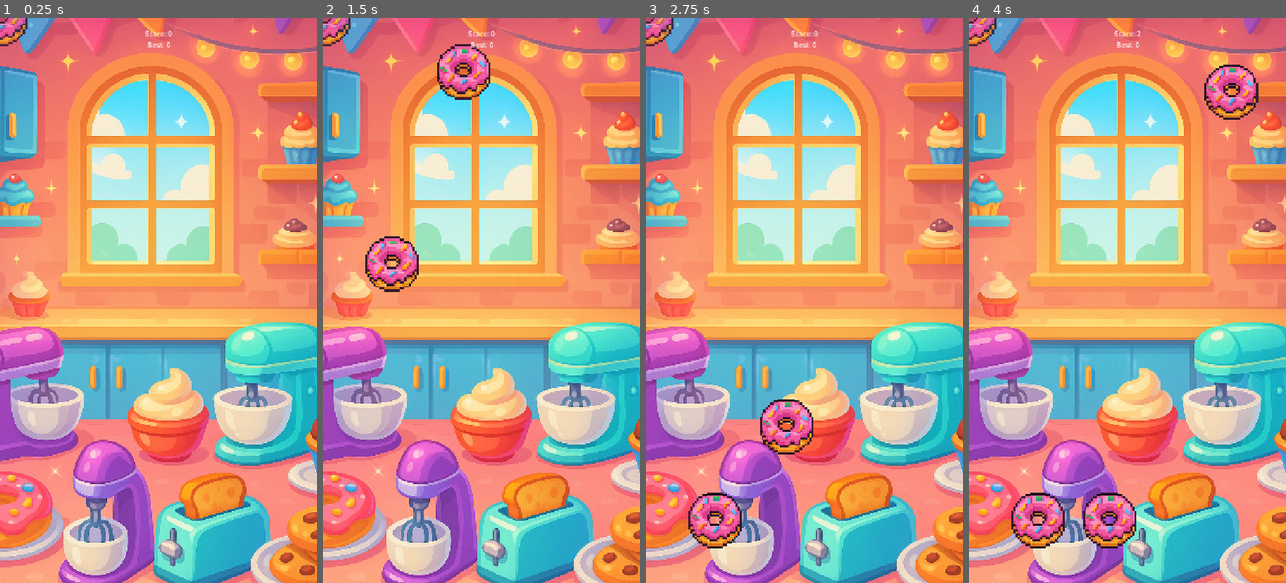
Above: before the commit, frames 1-4 (left to right).
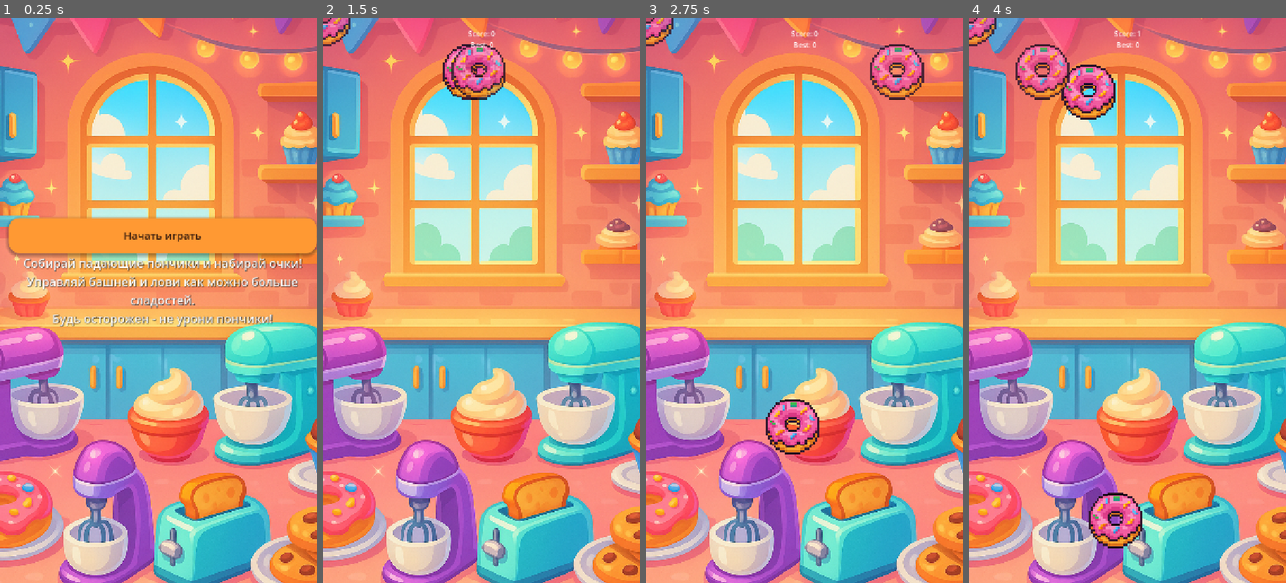
Above: after the commit, the same moments.

Repository: supervi5w4/donuttower
Game: Godot game, scene res://scenes/StartMenu.tscn
The game is run twice, just before and just after one commit, with the same random seed, the same clock (stepped at 60 frames per second) and the same inputs. Before the commit the project starts from res://scenes/Game.tscn.
Inputs (mouse positions are in pixels of both pictures, inside the frame that each line leads up to):
- Up to frame 1 (0.25 s): no input
- Up to frame 2 (1.5 s): click (484, 232) at 0.5 s, where only the run after the commit has a clickable "Начать играть"; tap Enter at 1.25 s; move the mouse to (551, 272) at 1.27 s; tap I at 1.35 s; click (551, 272) at 1.42 s
- Up to frame 3 (2.75 s): move the mouse to (741, 328) at 2.02 s; hold S from 2.03 s (still down); tap R at 2.1 s
- Up to frame 4 (4 s): move the mouse to (1159, 176) at 2.77 s; release S at 2.78 s; tap I at 2.85 s; move the mouse to (1111, 413) at 3.52 s; tap R at 3.6 s; click (1111, 413) at 3.67 s

The runs differ from the first frame. In frame 1, 9.6% of the frame differs, in the area x 0-100%, y 0-55%; in frame 2, 2.9%; in frame 3, 3.9%; in frame 4, 6.5%.

Commit message:
Add files via upload

Diff:
--- a/project.godot
+++ b/project.godot
@@ -11,7 +11,7 @@
 [application]
 
 config/name="DonutTower"
-run/main_scene="res://scenes/Game.tscn"
+run/main_scene="res://scenes/StartMenu.tscn"
 config/features=PackedStringArray("4.4", "GL Compatibility")
 config/icon="res://icon.svg"
 
--- /dev/null
+++ b/scenes/StartMenu.tscn
@@ -0,0 +1,75 @@
+[gd_scene load_steps=4 format=3 uid="uid://cexmjcvxnrm1"]
+
+[ext_resource type="Script" uid="uid://bjpeell44xmd2" path="res://scripts/StartMenu.gd" id="1_start_menu"]
+[ext_resource type="Texture2D" uid="uid://cxonxat8jv4ng" path="res://assets/bg/bg_gradient_720x1280.png" id="2_bg"]
+
+[sub_resource type="StyleBoxFlat" id="StyleBoxFlat_button"]
+bg_color = Color(1, 0.6, 0.2, 1)
+corner_radius_top_left = 25
+corner_radius_top_right = 25
+corner_radius_bottom_right = 25
+corner_radius_bottom_left = 25
+shadow_color = Color(0, 0, 0, 0.3)
+shadow_size = 8
+shadow_offset = Vector2(0, 4)
+
+[node name="StartMenu" type="Control"]
+layout_mode = 3
+anchors_preset = 15
+anchor_right = 1.0
+anchor_bottom = 1.0
+grow_horizontal = 2
+grow_vertical = 2
+script = ExtResource("1_start_menu")
+
+[node name="Background" type="TextureRect" parent="."]
+layout_mode = 1
+anchors_preset = 15
+anchor_right = 1.0
+anchor_bottom = 1.0
+grow_horizontal = 2
+grow_vertical = 2
+texture = ExtResource("2_bg")
+stretch_mode = 6
+
+[node name="MainContainer" type="VBoxContainer" parent="."]
+layout_mode = 1
+anchors_preset = 8
+anchor_left = 0.5
+anchor_top = 0.5
+anchor_right = 0.5
+anchor_bottom = 0.5
+offset_left = -341.0
+offset_top = -214.0
+offset_right = 359.0
+offset_bottom = 86.0
+grow_horizontal = 2
+grow_vertical = 2
+alignment = 1
+
+[node name="StartButton" type="Button" parent="MainContainer"]
+custom_minimum_size = Vector2(300, 80)
+layout_mode = 2
+theme_override_colors/font_hover_color = Color(0.2, 0.1, 0.05, 1)
+theme_override_colors/font_color = Color(0.2, 0.1, 0.05, 1)
+theme_override_colors/font_pressed_color = Color(0.2, 0.1, 0.05, 1)
+theme_override_font_sizes/font_size = 24
+theme_override_styles/hover = SubResource("StyleBoxFlat_button")
+theme_override_styles/pressed = SubResource("StyleBoxFlat_button")
+theme_override_styles/normal = SubResource("StyleBoxFlat_button")
+text = "Начать играть"
+
+[node name="DescriptionLabel" type="Label" parent="MainContainer"]
+custom_minimum_size = Vector2(700, 0)
+layout_mode = 2
+theme_override_colors/font_color = Color(1, 1, 1, 1)
+theme_override_colors/font_shadow_color = Color(0, 0, 0, 0.8)
+theme_override_font_sizes/font_size = 27
+text = "Собирай падающие пончики и набирай очки!
+Управляй башней и лови как можно больше сладостей.
+Будь осторожен - не урони пончики!"
+horizontal_alignment = 1
+vertical_alignment = 1
+autowrap_mode = 2
+
+[connection signal="pressed" from="MainContainer/StartButton" to="." method="_on_start_button_pressed"]
--- a/scenes/spawner.tscn
+++ b/scenes/spawner.tscn
@@ -1,6 +1,9 @@
-[gd_scene load_steps=2 format=3 uid="uid://cqtbisskdn4xt"]
+[gd_scene load_steps=3 format=3 uid="uid://cqtbisskdn4xt"]
 
 [ext_resource type="Script" uid="uid://dwokc5pmnnfk3" path="res://scripts/Spawner.gd" id="1_2vbf6"]
+[ext_resource type="PackedScene" uid="uid://b0qpy03ykb8c0" path="res://scenes/PreviewDonut.tscn" id="2_preview"]
 
 [node name="Spawner" type="Node2D"]
 script = ExtResource("1_2vbf6")
+
+[node name="PreviewDonut" parent="." instance=ExtResource("2_preview")]
--- a/scripts/Donut.gd
+++ b/scripts/Donut.gd
@@ -25,15 +25,23 @@
 	_settled_emitted = false
 	_missed_emitted = false
 	freeze = false
+	# Не устанавливаем freeze_mode - по умолчанию объект динамический
 	sleeping = false
+	scale = Vector2.ONE  # Сброс масштаба к оригинальному размеру
+	linear_velocity = Vector2.ZERO
+	angular_velocity = 0.0
 
 func _ready() -> void:
 	# На старте убеждаемся, что тело активно
 	freeze = false
+	# Не устанавливаем freeze_mode - по умолчанию объект динамический
 	sleeping = false
 	_settle_reset()
 
 func _physics_process(delta: float) -> void:
+	# Отладочная информация каждые 60 кадров (примерно раз в секунду)
+	if Engine.get_process_frames() % 60 == 0:
+		print("Donut physics - Y: ", global_position.y, " freeze: ", freeze, " sleeping: ", sleeping, " velocity: ", linear_velocity.length())
 	_check_missed()
 	_check_settle(delta)
 
--- a/scripts/Game.gd
+++ b/scripts/Game.gd
@@ -27,7 +27,7 @@
 @onready var continue_button: Button = get_node("UI/UIRoot/GameOverPanel/Buttons/ContinueButton")
 @onready var spawner: Spawner = get_node("Spawner")
 @onready var yandex_sdk: Node = get_node("YandexSDK")
-@onready var preview: PreviewDonut = get_node("Spawner/PreviewDonut")
+@onready var preview: PreviewDonut = spawner.get_node("PreviewDonut")
 
 var donut_pool: Array[RigidBody2D] = []
 var active_donuts: Array[RigidBody2D] = []
@@ -44,9 +44,9 @@
 var _tower_top_y: float = 1280.0
 
 # ===== Сложность =====
-const SPAWNER_BASE_SPEED := 180.0      # px/s при Score=0
-const SPAWNER_MAX_FACTOR := 1.6        # максимум множителя скорости
-const SPAWNER_SCORE_RATE := 0.02       # +2% скорости за очко (до MAX_FACTOR)
+const SPAWNER_BASE_SPEED := 320.0      # px/s при Score=0 (увеличено с 250)
+const SPAWNER_MAX_FACTOR := 2.2        # максимум множителя скорости (увеличено с 1.6)
+const SPAWNER_SCORE_RATE := 0.035      # +3.5% скорости за очко (увеличено с 2%)
 
 const CAM_MARGIN_MIN := 0.35           # 35% высоты экрана
 const CAM_MARGIN_MAX := 0.45           # до 45% при большом счёте
@@ -110,7 +110,11 @@
 		_on_tap(event.position)
 
 func _on_tap(_pos: Vector2) -> void:
+	print("=== TAP EVENT ===")
 	print("Tap detected at: ", _pos, " State: ", _state)
+	print("Game over panel visible: ", game_over_panel.visible if game_over_panel != null else "null")
+	print("Cooldown ready: ", _cooldown_ready())
+
 	if _state == GameState.READY:
 		print("Starting game...")
 		_start_game()
@@ -124,16 +128,35 @@
 	if not _cooldown_ready():
 		print("Cooldown not ready")
 		return
-	var spawn_pos: Vector2 = spawner.get_spawn_position() if spawner != null else Vector2(VIRT_W * 0.5, 120.0)
+	var spawn_pos: Vector2
+	if spawner != null:
+		spawn_pos = spawner.get_spawn_position()
+		print("Spawner position: ", spawn_pos)
+	else:
+		print("ERROR: spawner is null, using fallback position")
+		spawn_pos = Vector2(VIRT_W * 0.5, 120.0)
 	print("Spawning donut at: ", spawn_pos)
 	if preview != null:
+		print("Calling preview.flash_drop()...")
 		preview.flash_drop()
+	else:
+		print("ERROR: preview is null, cannot call flash_drop()")
 	_spawn_donut(spawn_pos)
+	print("=== END TAP EVENT ===")
 
 func _start_game() -> void:
 	_state = GameState.PLAY
+
+	# Дополнительная очистка перед началом игры
+	_cleanup_fallen()
+
 	# Спавним первый пончик
-	var spawn_pos: Vector2 = spawner.get_spawn_position() if spawner != null else Vector2(VIRT_W * 0.5, 120.0)
+	var spawn_pos: Vector2
+	if spawner != null:
+		spawn_pos = spawner.get_spawn_position()
+	else:
+		print("ERROR: spawner is null, using fallback position")
+		spawn_pos = Vector2(VIRT_W * 0.5, 120.0)
 	_spawn_donut(spawn_pos)
 	_last_spawn_time = float(Time.get_ticks_msec()) / 1000.0
 
@@ -158,9 +181,8 @@
 		donut_pool.append(d)
 
 func _spawn_donut(world_pos: Vector2) -> void:
-	print("_spawn_donut called with position: ", world_pos)
+	print("_spawn_donut called with position: ", world_pos, " Game state: ", _state)
 	var d: RigidBody2D = _take_from_pool()
-	d.visible = true
 	if d == null:
 		print("No donut in pool, creating new one")
 		var node: Node = DONUT_SCENE.instantiate()
@@ -171,19 +193,28 @@
 				node.free()
 			return
 		add_child(d)
-		d.visible = true
+		print("New donut created and added to scene")
 	else:
 		print("Reusing donut from pool")
+
+	d.visible = true
+	print("Donut visibility set to true")
 
 	# Сброс состояний
 	d.freeze = false
+	# Не устанавливаем freeze_mode - по умолчанию объект динамический
 	d.linear_velocity = Vector2.ZERO
 	d.angular_velocity = 0.0
 	d.global_position = world_pos
+	d.scale = Vector2.ONE  # Сброс масштаба к оригинальному размеру
 	d.set("bottom_y_limit", get_world_bottom_limit() + 100.0)
 	d.set_process(true)
 	d.set_physics_process(true)
 	d.sleeping = false
+
+	# Сброс внутреннего состояния пончика
+	if d.has_method("reset_state"):
+		d.reset_state()
 
 	# Стабильность верхних пончиков по мере роста счёта
 	var damp: float = clamp(DAMP_BASE + float(_score) * DAMP_SCORE_RATE, DAMP_BASE, DAMP_MAX)
@@ -204,6 +235,7 @@
 	# Обновляем время последнего спавна
 	_last_spawn_time = float(Time.get_ticks_msec()) / 1000.0
 	print("Donut spawned successfully! Active donuts: ", active_donuts.size())
+	print("Donut physics state - freeze: ", d.freeze, " sleeping: ", d.sleeping, " freeze_mode: ", d.freeze_mode)
 
 func _take_from_pool() -> RigidBody2D:
 	if donut_pool.is_empty():
@@ -226,6 +258,14 @@
 		active_donuts.erase(d)
 	else:
 		print("Recycling donut not in active list")
+
+	# Очистка сигналов перед переработкой
+	_reset_donut_signals(d)
+
+	# Сброс внутреннего состояния пончика
+	if d.has_method("reset_state"):
+		d.reset_state()
+
 	_sleep_and_hide(d)
 	donut_pool.append(d)
 	print("Donut recycled. Active donuts: ", active_donuts.size())
@@ -238,7 +278,12 @@
 	d.set_process(false)
 	d.set_physics_process(false)
 	d.global_position = Vector2(-10000.0, -10000.0)
+	d.scale = Vector2.ONE  # Сброс масштаба к оригинальному размеру
 	d.visible = false
+	# Дополнительный сброс физических свойств
+	d.linear_velocity = Vector2.ZERO
+	d.angular_velocity = 0.0
+	d.freeze_mode = RigidBody2D.FREEZE_MODE_KINEMATIC
 
 func _cleanup_fallen() -> void:
 	if active_donuts.is_empty():
@@ -283,14 +328,18 @@
 	if d == null or not is_instance_valid(d):
 		print("Invalid donut in settled signal")
 		return
+	print("=== DONUT SETTLED ===")
 	print("Donut settled at Y: ", d.global_position.y)
+	print("Current score before: ", _score)
 	# Счёт
 	_score += 1
+	print("Current score after: ", _score)
 	_update_score_label()
 	# Вершина башни — минимальное Y "замерших" тел
 	_tower_top_y = min(_tower_top_y, d.global_position.y)
 	# Пересчитать сложность
 	_recalc_difficulty()
+	print("=== END DONUT SETTLED ===")
 
 func _on_donut_missed(donut_obj: Object) -> void:
 	var d: RigidBody2D = donut_obj as RigidBody2D
@@ -348,19 +397,44 @@
 	_state = GameState.PLAY
 
 func _reset_game() -> void:
+	print("=== RESETTING GAME ===")
+	print("Before reset - Active donuts: ", active_donuts.size(), " Pool size: ", donut_pool.size())
+
+	# Полная очистка всех активных пончиков
 	for d in active_donuts.duplicate():
 		_recycle_donut(d)
+
+	# Очистка всех пончиков в пуле - сброс состояния и сигналов
+	for d in donut_pool:
+		if d != null and is_instance_valid(d):
+			_reset_donut_signals(d)
+			_sleep_and_hide(d)
+			# Сброс внутреннего состояния пончика
+			if d.has_method("reset_state"):
+				d.reset_state()
+
+	# Сброс игровых переменных
 	_score = 0
 	_can_continue = true
 	_state = GameState.READY
 	_update_score_label()
 	_hide_game_over()
+
 	# Камера: вернуть ориентиры; позицию — к стартовой
 	if cam != null:
 		_tower_top_y = cam.position.y + VIRT_H * 0.5
 		cam.position.y = _cam_start_y
+
 	# Пересчитать сложность под нулевой счёт
 	_recalc_difficulty()
+
+	# Сброс масштаба превью пончика
+	if preview != null:
+		preview.reset_scale()
+
+	print("After reset - Active donuts: ", active_donuts.size(), " Pool size: ", donut_pool.size())
+	print("Game state set to: ", _state)
+	print("=== GAME RESET COMPLETE ===")
 
 func _load_best_from_disk() -> void:
 	var cfg := ConfigFile.new()
--- a/scripts/PreviewDonut.gd
+++ b/scripts/PreviewDonut.gd
@@ -14,10 +14,27 @@
 	if sprite != null:
 		sprite.modulate = Color(1.0, 1.0, 1.0, idle_alpha)
 		sprite.z_index = 10  # поверх линии указателя/фона
+		# Убеждаемся, что масштаб установлен правильно
+		sprite.scale = Vector2(0.16, 0.16)
 
 func flash_drop() -> void:
+	print("PreviewDonut.flash_drop() called!")
 	if sprite == null:
+		print("ERROR: sprite is null in PreviewDonut.flash_drop()")
 		return
+
+	# Получаем оригинальный масштаб из сцены (0.16, 0.16)
+	var original_scale: Vector2 = Vector2(0.16, 0.16)
+	var pressed_scale: Vector2 = original_scale * press_scale
+
+	print("Starting flash animation - scale from ", original_scale, " to ", pressed_scale, " and back")
 	var tw: Tween = create_tween()
-	tw.tween_property(sprite, "scale", Vector2(press_scale, press_scale), press_in_time)
-	tw.tween_property(sprite, "scale", Vector2(1.0, 1.0), press_out_time)
+	tw.tween_property(sprite, "scale", pressed_scale, press_in_time)
+	tw.tween_property(sprite, "scale", original_scale, press_out_time)
+	print("Flash animation tween created successfully")
+
+func reset_scale() -> void:
+	"""Сбрасывает масштаб превью пончика к оригинальному размеру"""
+	if sprite != null:
+		sprite.scale = Vector2(0.16, 0.16)
+		print("PreviewDonut scale reset to original size")
--- /dev/null
+++ b/scripts/StartMenu.gd
@@ -0,0 +1,5 @@
+extends Control
+
+func _on_start_button_pressed():
+	# Переход к игровой сцене
+	get_tree().change_scene_to_file("res://scenes/Game.tscn")
Not shown, added: log.txt
Not shown, added: scripts/StartMenu.gd.uid
